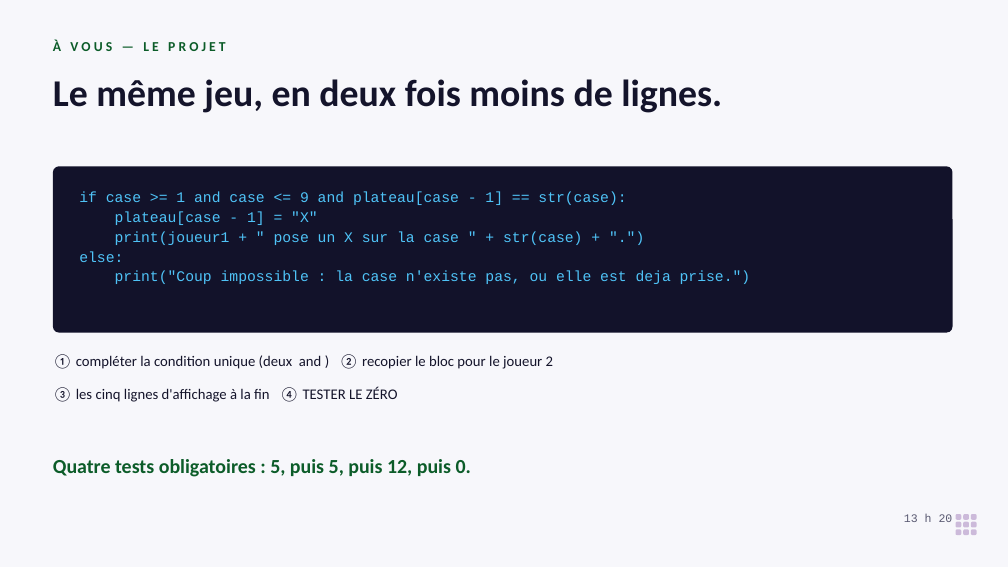
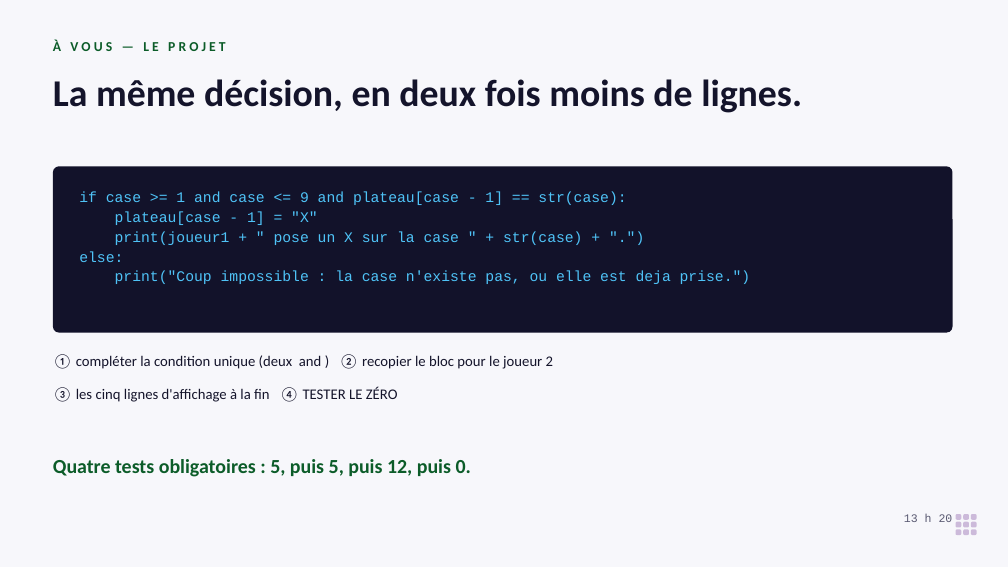
Before and after one commit to koffipierredamien/python-learning, a slide deck: slide 12 of 2-seances/S09-et-ou/a-projeter/seance-9-projection.pptx. Drawn at 1008x567 pixels with LibreOffice and Linux fonts; fonts in the diff are those of the drawing. Boxes give left, top, right and bottom in pixels: in the first picture for what was removed or moved away, otherwise in the second. Text is boxed around its words. In the diff, an @@ line names an element or a change of style, - is before the commit and + after.

```diff
--- a/2-seances/S09-et-ou/a-projeter/seance-9-projection.pptx
+++ b/2-seances/S09-et-ou/a-projeter/seance-9-projection.pptx
@@ text at box(53, 79, 802, 113): text changed @@
-Le même jeu, en deux fois moins de lignes.
+La même décision, en deux fois moins de lignes.
```
Also in this commit, not shown: 3 other slides changed, 54 other files.
